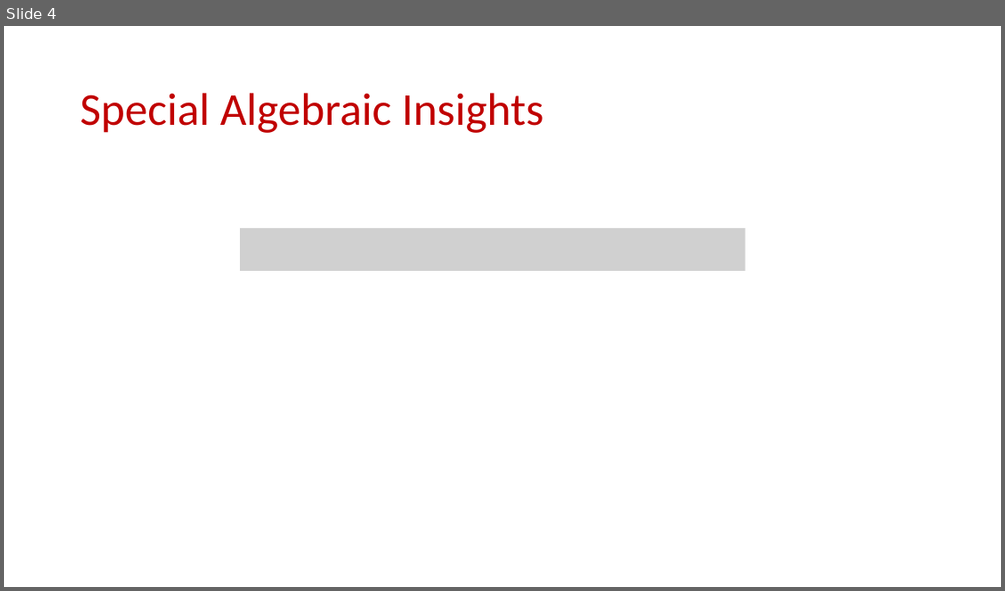
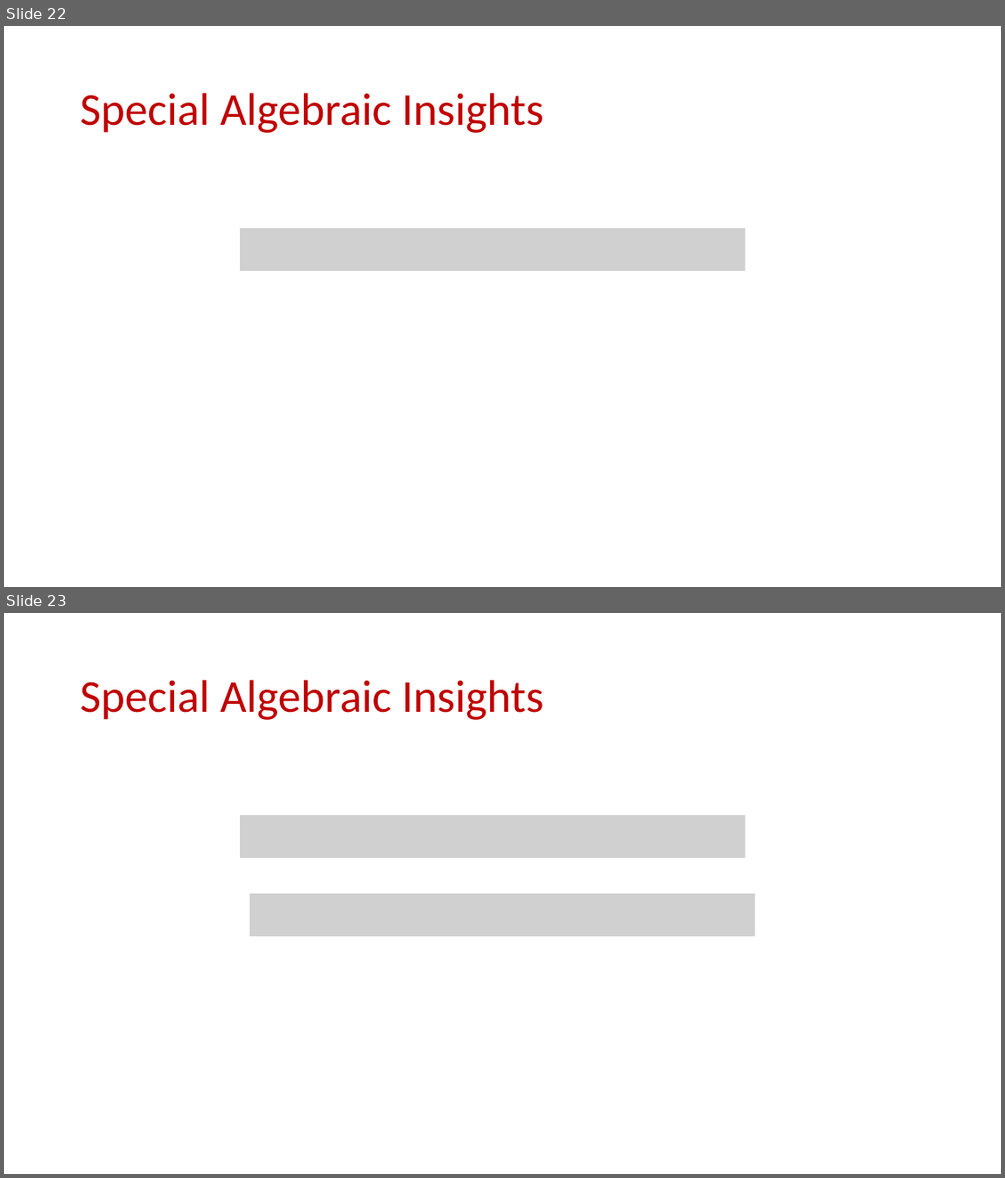
Before and after one commit to samsonzhou/samsonzhou.github.io, a slide deck: TAMU-math-circle/L1.pptx. Shown one above the other, each under a label of ours: slide 4 before the commit, slides 22 and 23 after it. The pictures are 1005x591 and 1005x1178 pixels, drawn with LibreOffice and Linux fonts; fonts in the diff are those of the drawing; grey boxes stand for pictures. Boxes give left, top, right and bottom in pixels: in the first picture for what was removed or moved away, otherwise in the second. Text is boxed around its words. In the diff, an @@ line names an element or a change of style, - is before the commit and + after.

```diff
--- a/TAMU-math-circle/L1.pptx
+++ b/TAMU-math-circle/L1.pptx
@@ slide 23 added at (4, 613, 1001, 1174), background #FFFFFF @@
@@ title added at (80, 680, 544, 720), 44 pt, text #C00000 @@
+Special Algebraic Insights
@@ picture added at (241, 815, 745, 858) @@
@@ picture added at (250, 893, 755, 936) @@
@@ what was slide 4 is now slide 22 @@
```
Also in this commit, not shown: 7 slides changed, 53 other slides added, 3 other files.
